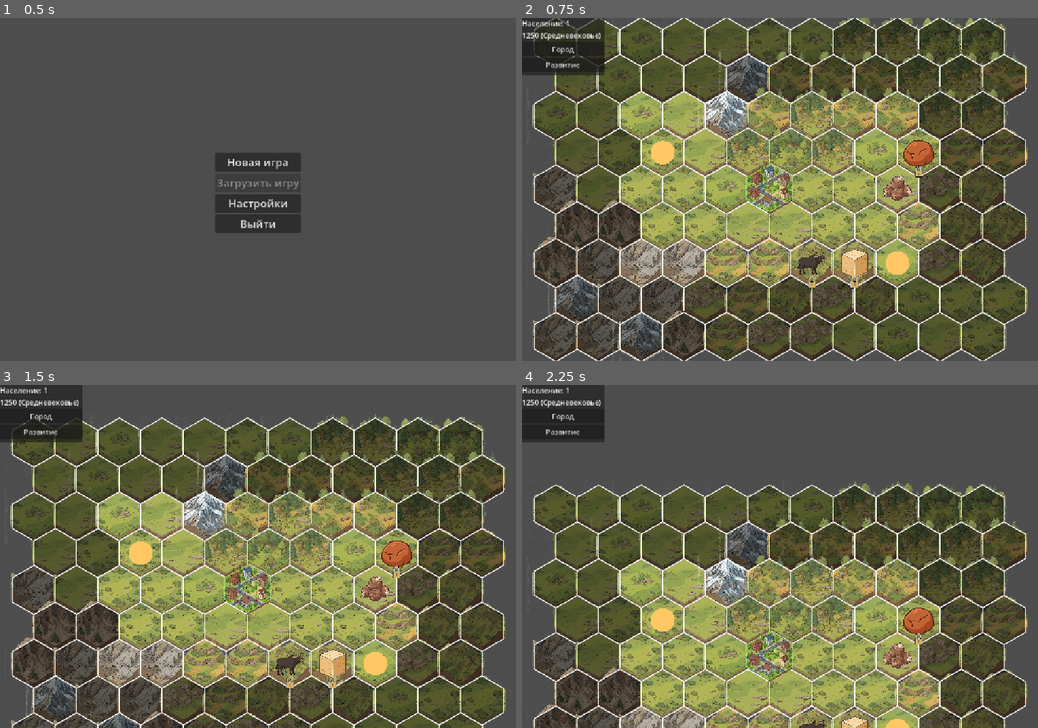
Above: before the commit, frames 1-4 (two rows, left to right).
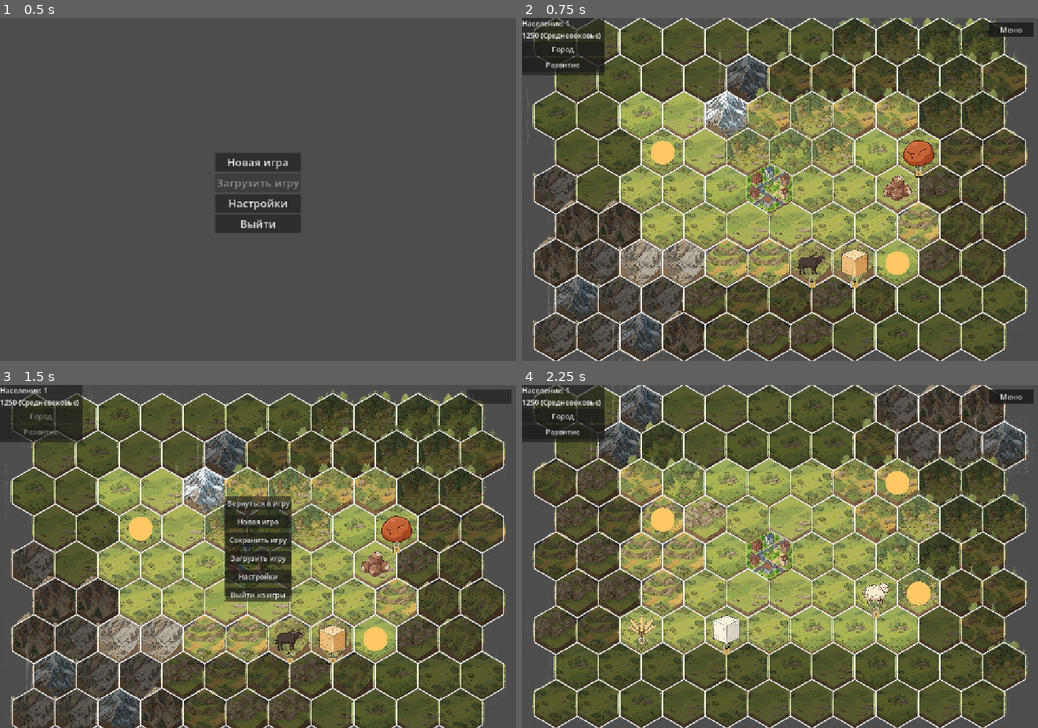
Above: after the commit, the same moments.

Repository: Night-Pryanik/The-City
Game: Godot game, scene res://scenes/main_menu.tscn
Same seed, same stepped clock (60 frames per second), same inputs: the game is played once before the commit and once after it.
Inputs (mouse positions are in pixels of both pictures, inside the frame that each line leads up to):
- Up to frame 1 (0.5 s): no input
- Up to frame 2 (0.75 s): click "Новая игра" at 0.5 s
- Up to frame 3 (1.5 s): click (490, 395) at 1.25 s, where only the run after the commit has a clickable "Меню"
- Up to frame 4 (2.25 s): click (780, 522) at 2 s, where only the run after the commit has a clickable "Новая игра"

Frame 1 is identical in both runs. In frame 2, 0.3% of the frame differs, in the area x 90-100%, y 1-6%; in frame 3, 61%; in frame 4, 72%, in the area x 2-100%, y 0-100%.

Commit message:
Отдельная кнопка "Меню" для открытия меню паузы

Diff:
--- a/scenes/MainMap.tscn
+++ b/scenes/MainMap.tscn
@@ -68,6 +68,29 @@
 layout_mode = 2
 autowrap_mode = 2
 
+[node name="TopRightLayer" type="CanvasLayer" parent="." unique_id=2000000002]
+layer = 0
+
+[node name="TopRightPanel" type="Panel" parent="TopRightLayer" unique_id=2000000003]
+anchors_preset = 1
+anchor_left = 1.0
+anchor_right = 1.0
+offset_left = -110.0
+offset_right = -10.0
+offset_top = 10.0
+offset_bottom = 42.0
+grow_horizontal = 0
+mouse_filter = 2
+
+[node name="MenuButton" type="Button" parent="TopRightLayer/TopRightPanel" unique_id=2000000004]
+layout_mode = 1
+anchors_preset = 15
+anchor_right = 1.0
+anchor_bottom = 1.0
+grow_horizontal = 2
+grow_vertical = 2
+text = "Меню"
+
 [node name="PauseMenu" parent="." unique_id=513166833 instance=ExtResource("3_2t08r")]
 visible = false
 
--- a/scripts/InputHandler.gd
+++ b/scripts/InputHandler.gd
@@ -168,9 +168,7 @@
         else:
             hud.show_message("Режим освоения выключен.")
     else:
-        pause_menu.show()
-        main_map.city_button.disabled = true
-        main_map.expansion_button.disabled = true
+        main_map.open_pause_menu()
 
 func _handle_expansion_mode_input(event: InputEventMouseButton) -> bool:
     if hud.get_global_rect().has_point(event.global_position):
--- a/scripts/city_ui.gd
+++ b/scripts/city_ui.gd
@@ -291,6 +291,12 @@
         return
     if event is InputEventMouseButton and event.button_index == MOUSE_BUTTON_LEFT and event.pressed:
         var click_pos = event.global_position
+
+        var hovered_control = get_viewport().gui_get_hovered_control()
+        if is_instance_valid(hovered_control) and hovered_control != self:
+            if hovered_control.get_global_rect().has_point(click_pos):
+                return
+
         var hit_panel = false
         for panel in [$LeftPanel, $TopPanel, $RightPanel, $ContentPanel, $BottomPanel]:
             if panel.get_global_rect().has_point(click_pos):
@@ -298,7 +304,6 @@
                 break
         if not hit_panel:
             _close_ui()
-            accept_event()
 
 func _close_ui():
     ui_helpers.set_message("")
--- a/scripts/main_map.gd
+++ b/scripts/main_map.gd
@@ -48,6 +48,7 @@
 @onready var hud = $HUD
 @onready var city_button = $HUD/VBoxContainer/CityButton
 @onready var expansion_button = $HUD/VBoxContainer/ExpansionButton
+@onready var menu_button = $TopRightLayer/TopRightPanel/MenuButton
 @onready var pause_menu = $PauseMenu
 @onready var build_manager = $BuildManager
 @onready var map_renderer = $MapRenderer
@@ -170,6 +171,8 @@
     # Сигналы от ExpansionManager
     expansion_manager.expansion_mode_changed.connect(_on_expansion_mode_changed)
     expansion_manager.territory_expanded.connect(_on_territory_expanded)
+
+    menu_button.pressed.connect(_on_menu_button_pressed)
 
 func _input(event):
     input_handler.handle_input(event)
@@ -708,6 +711,17 @@
     var menu_visible = pause_menu.visible
     city_button.disabled = menu_visible
     expansion_button.disabled = menu_visible
+    menu_button.visible = not menu_visible
+
+func open_pause_menu():
+    pause_menu.show()
+    city_button.disabled = true
+    expansion_button.disabled = true
+
+func _on_menu_button_pressed():
+    if pause_menu.visible:
+        return
+    open_pause_menu()
 
 func _on_pause_load():
     if SaveManager.load_game():
